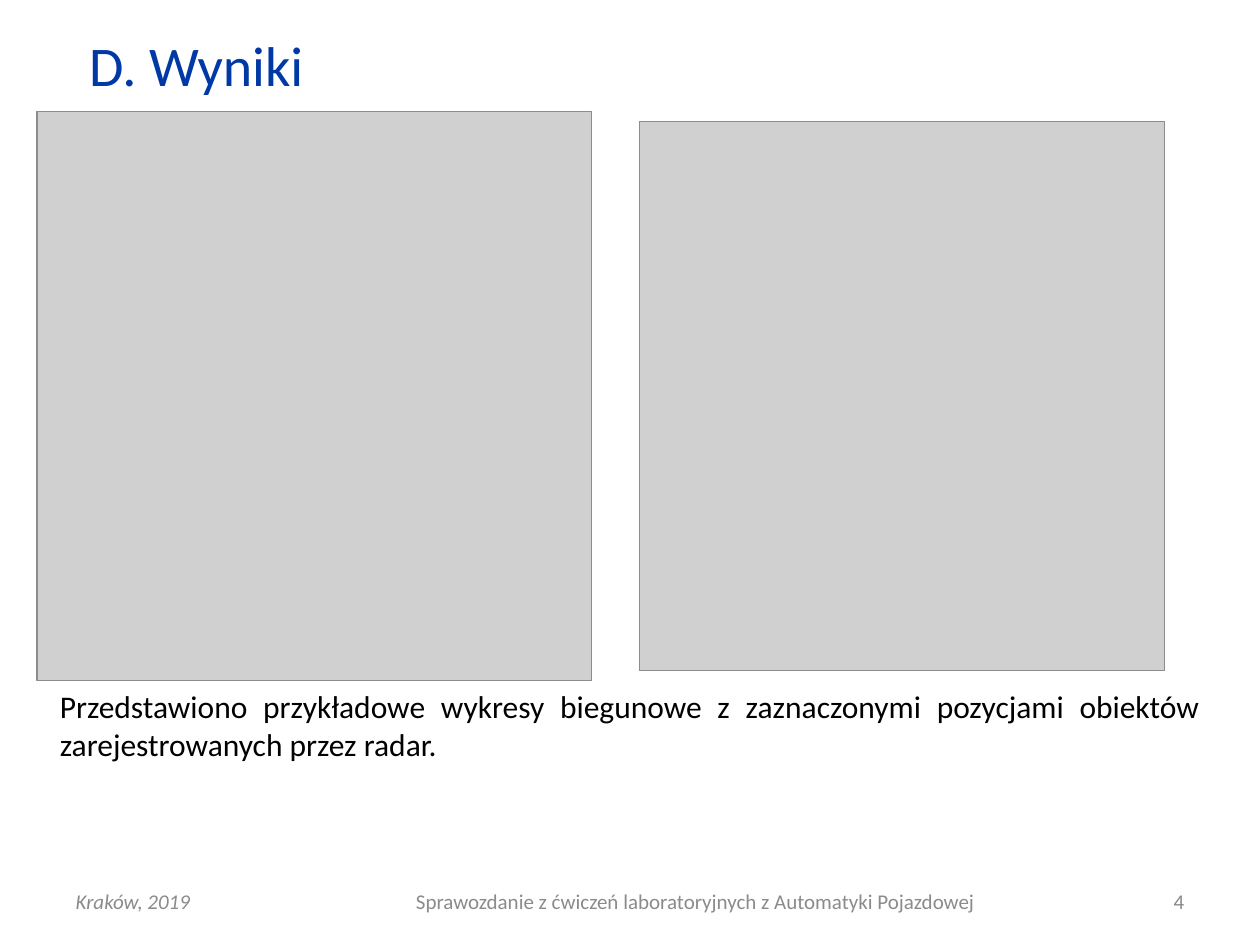
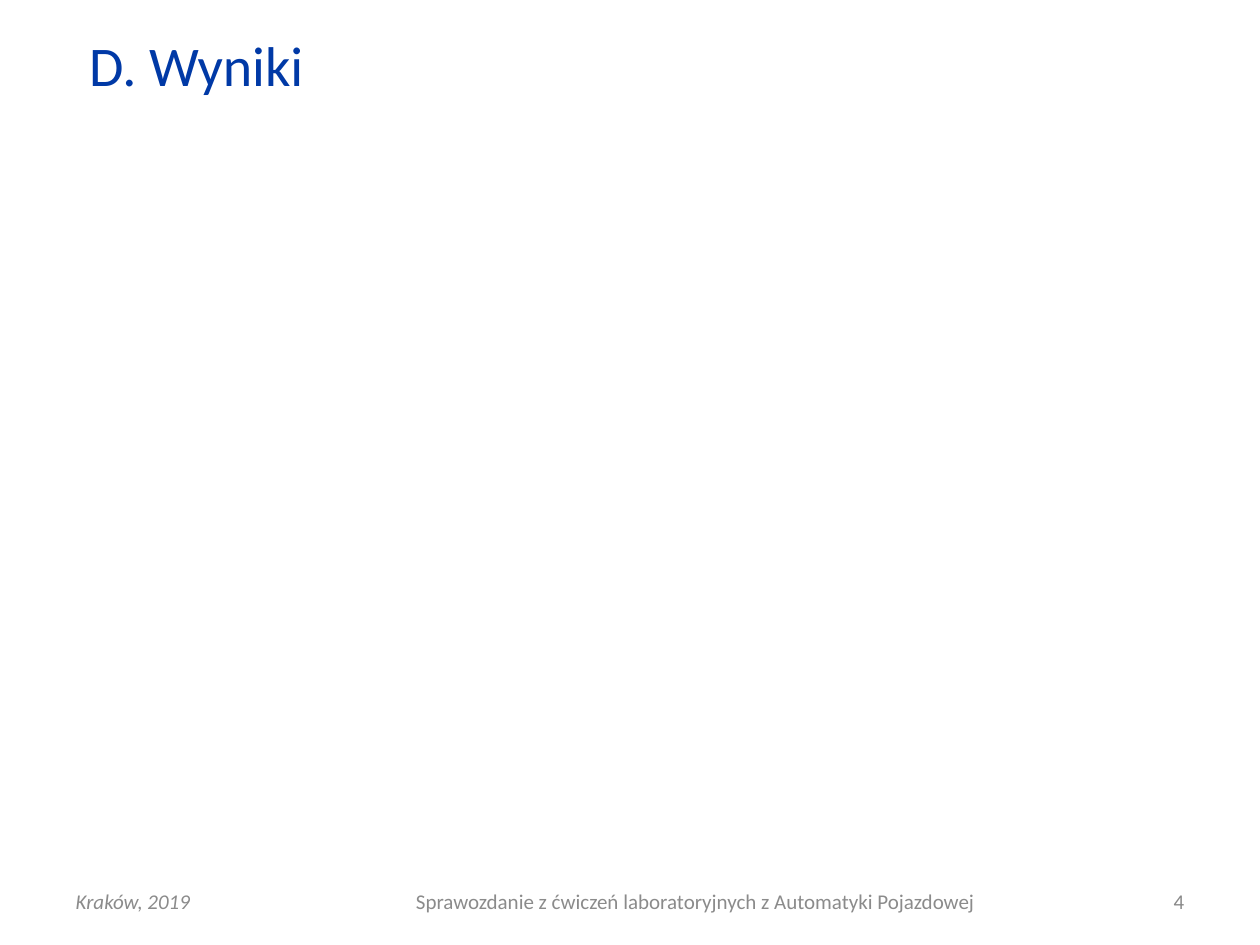
Before and after one commit to Katarzyna-W/AP, a slide deck: slide 4 of Lab7_excel/AP_L07_20190410_0800_G01.pptx. Drawn at 1260x945 pixels with LibreOffice and Linux fonts; fonts in the diff are those of the drawing; grey boxes stand for pictures. Boxes give left, top, right and bottom in pixels: in the first picture for what was removed or moved away, otherwise in the second. Text is boxed around its words. In the diff, an @@ line names an element or a change of style, - is before the commit and + after.

```diff
--- a/Lab7_excel/AP_L07_20190410_0800_G01.pptx
+++ b/Lab7_excel/AP_L07_20190410_0800_G01.pptx
@@ picture removed at [37,112,591,682] @@
@@ picture removed at [639,122,1164,672] @@
@@ text removed at [60,696,1199,762] @@
-Przedstawiono przykładowe wykresy biegunowe z zaznaczonymi pozycjami obiektów zarejestrowanych przez radar.
```
Also in this commit, not shown: 4 other slides changed.
